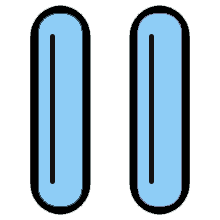
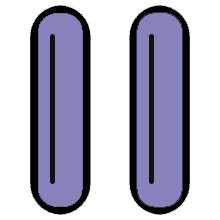
Layered file, before and after one edit (220x220). Changes by layer:
painted on "Слой 1" over [38, 12, 183, 208]
